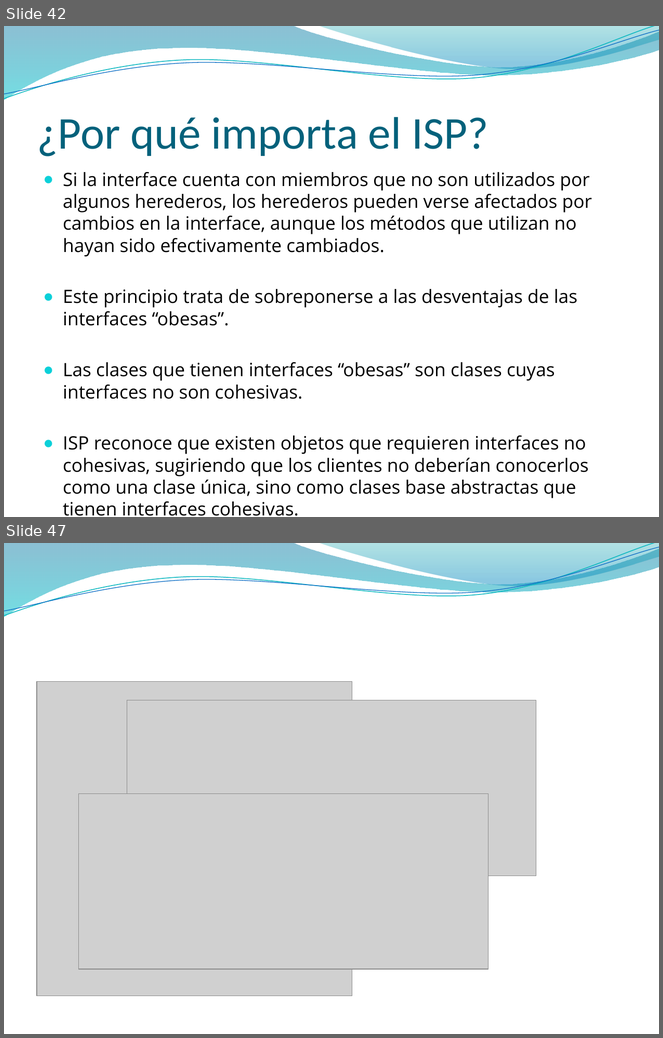
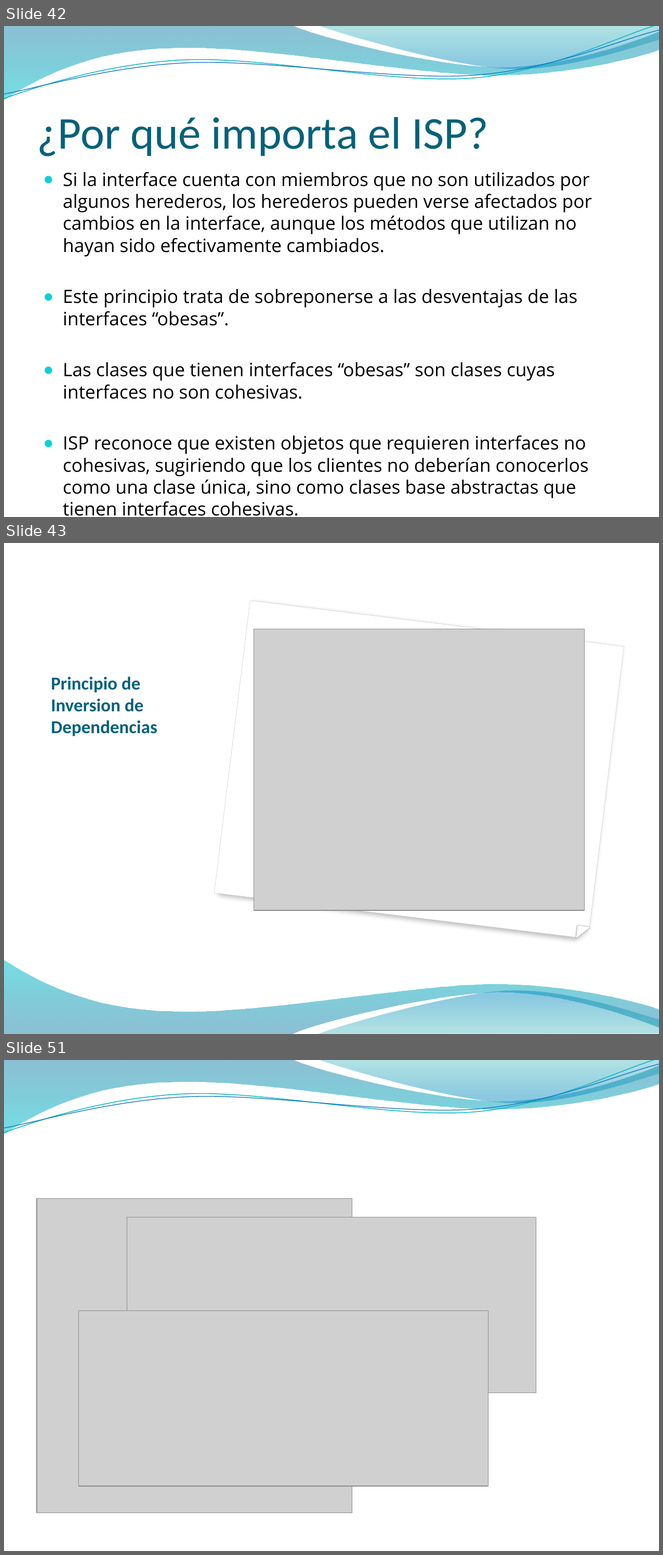
Before and after one commit to vvalotto/MiRepositorio, a slide deck: Disenio de Software/Principios OO/Presentaciones/Principios de Diseño OO.pptx. Shown one above the other, each under a label of ours: slides 42 and 47 before the commit, slides 42, 43 and 51 after it; the slides between them are not shown. The pictures are 663x1038 and 663x1555 pixels, drawn with LibreOffice and Linux fonts; fonts in the diff are those of the drawing; grey boxes stand for pictures; background and template pictures are left out. Boxes give left, top, right and bottom in pixels: in the first picture for what was removed or moved away, otherwise in the second. Text is boxed around its words. In the diff, an @@ line names an element or a change of style, - is before the commit and + after.

```diff
--- a/Disenio de Software/Principios OO/Presentaciones/Principios de Diseño OO.pptx
+++ b/Disenio de Software/Principios OO/Presentaciones/Principios de Diseño OO.pptx
@@ slide 43 added at bbox=[4, 543, 659, 1034], background picture (left out) @@
@@ snip round rect added at bbox=[214, 600, 624, 939], fill #FFFFFF, outline #C0C0C0 0.25 pt @@
@@ picture added at bbox=[254, 629, 584, 911] @@
@@ title added at bbox=[51, 677, 157, 736], 20 pt, text #04617B, bold @@
+Principio de Inversion de Dependencias
@@ right triangle added at bbox=[577, 926, 589, 939], fill #FFFFFF, outline #FFFFFF 1 pt @@
@@ freeform shape added at bbox=[4, 960, 659, 1034], fill gradient #0074A1 to #00C6CF @@
@@ freeform shape added at bbox=[318, 989, 659, 1034], fill gradient #00A1A9 to #008BBF @@
@@ what was slide 47 is now slide 51 @@
```
Also in this commit, not shown: 4 slides changed, 4 other slides added, 1 slide removed.
